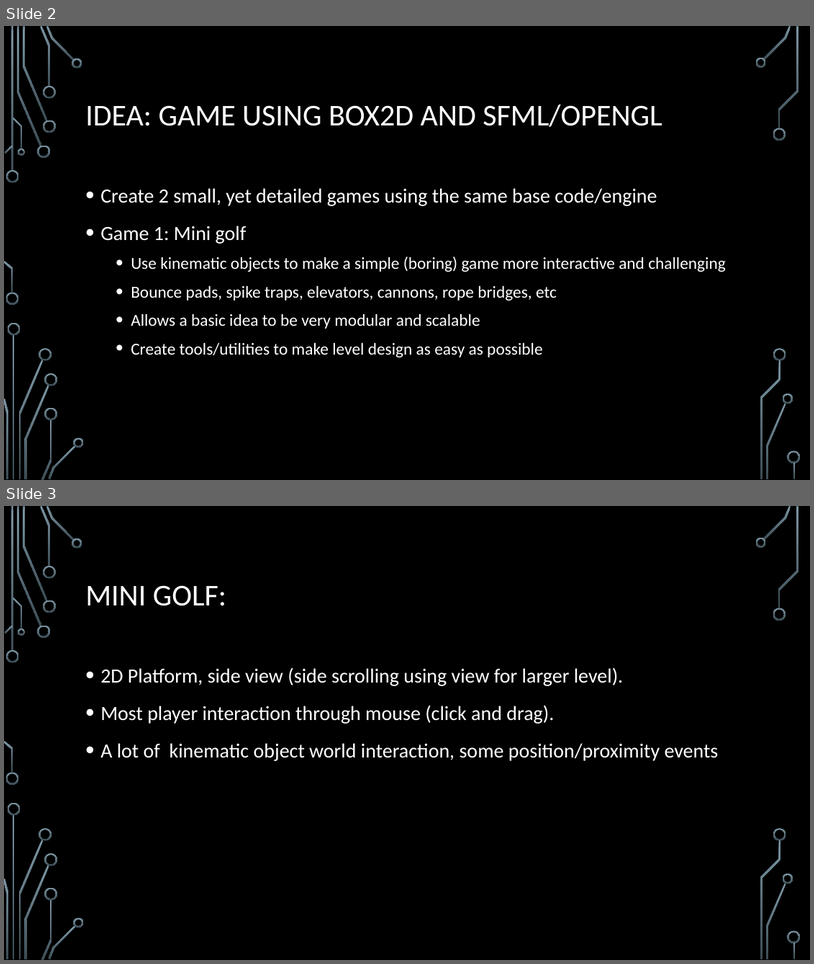
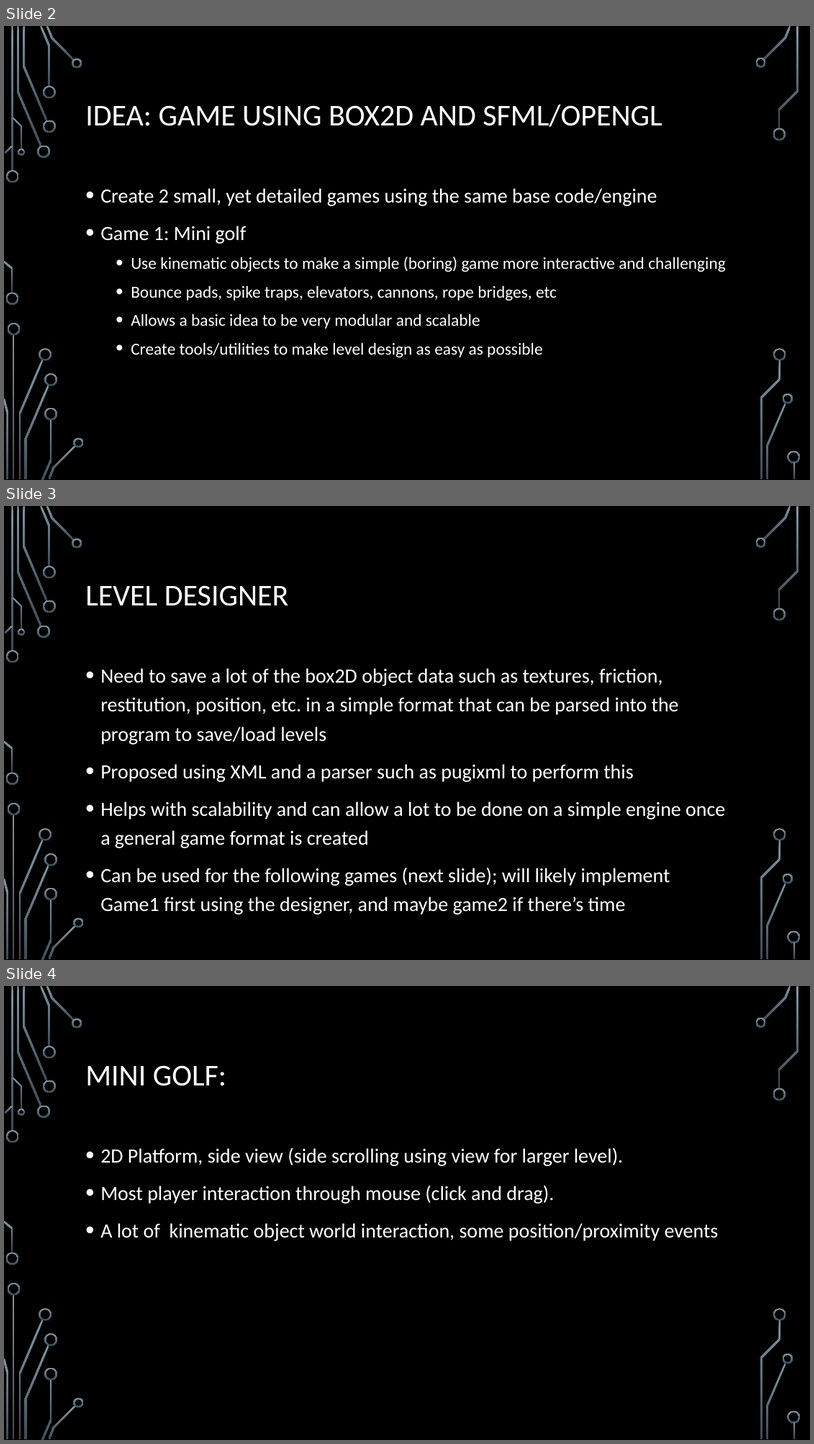
Before and after one commit to scholj05/GameProg_ass1, a slide deck: resources/Assignment 1 proposal.pptx. Shown one above the other, each under a label of ours: slides 2 and 3 before the commit, slides 2, 3 and 4 after it. The pictures are 814x964 and 814x1444 pixels, drawn with LibreOffice and Linux fonts; fonts in the diff are those of the drawing; background and template pictures are left out. Boxes give left, top, right and bottom in pixels: in the first picture for what was removed or moved away, otherwise in the second. Text is boxed around its words. In the diff, an @@ line names an element or a change of style, - is before the commit and + after.

```diff
--- a/resources/Assignment 1 proposal.pptx
+++ b/resources/Assignment 1 proposal.pptx
@@ slide 3 added at [4, 506, 810, 960], background picture (left out); not listed: 36 template elements that a slide beside it also shows @@
@@ title added at [85, 585, 289, 606], 36 pt, text #FFFFFF @@
+LEVEL DESIGNER
@@ text added at [100, 668, 725, 914], 24 pt, text #FFFFFF @@
+• Need to save a lot of the box2D object data such as textures, friction, restitution, position, etc. in a simple format that can be parsed into the program to save/load levels
+• Proposed using XML and a parser such as pugixml to perform this
+• Helps with scalability and can allow a lot to be done on a simple engine once a general game format is created
+• Can be used for the following games (next slide); will likely implement Game1 first using the designer, and maybe game2 if there’s time
@@ what was slide 3 is now slide 4 @@
```
Also in this commit, not shown: 1 slide changed, 1 other slide added, 3 slides removed.
